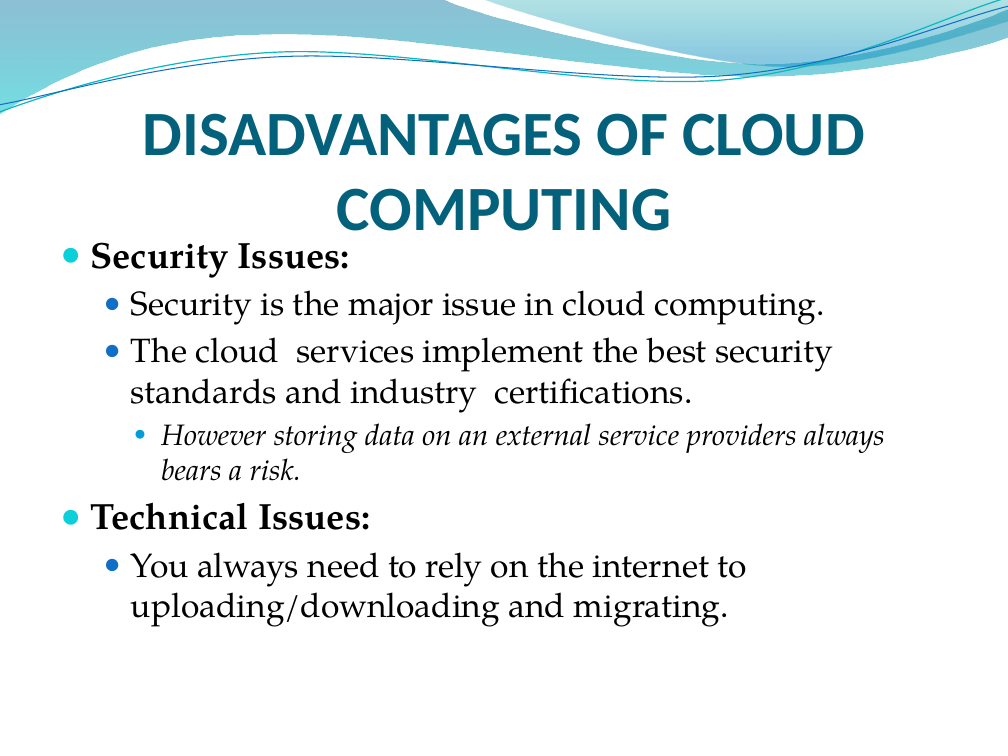
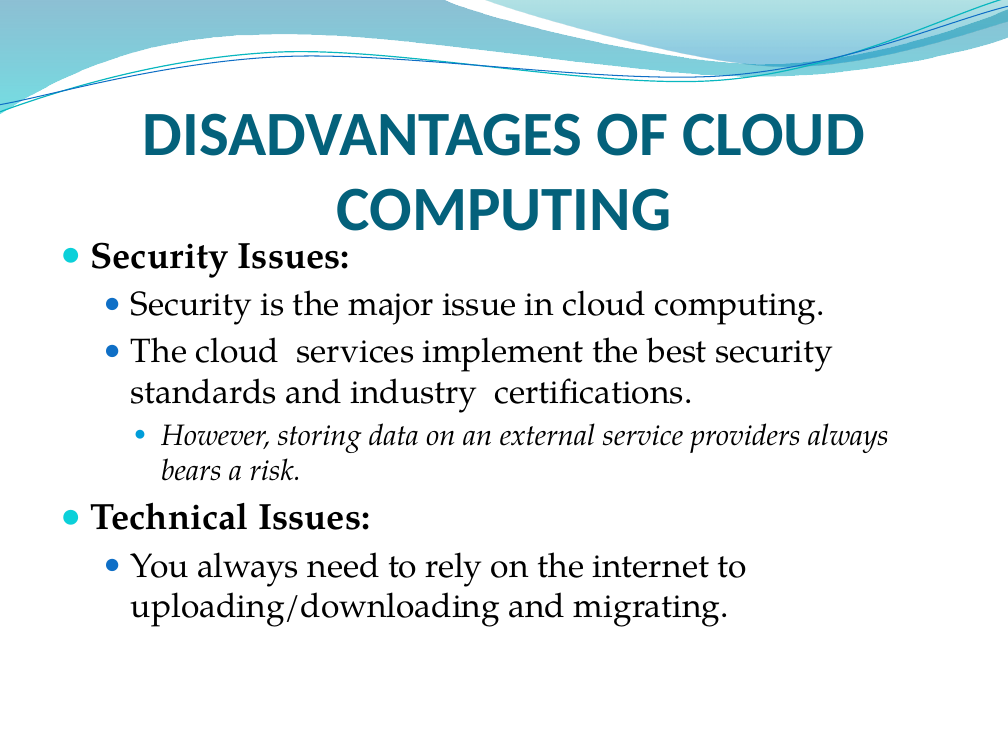
Before and after one commit to godwillngwanah/AWS-Sol-Arch-02, a slide deck: slide 9 of Batch-09/Proff Lecture Material/1. INTRODUCTION TO CLOUD COMPUTING.pptx. Drawn at 1008x756 pixels with LibreOffice and Linux fonts; fonts in the diff are those of the drawing; background and template pictures are left out. Boxes give left, top, right and bottom in pixels: in the first picture for what was removed or moved away, otherwise in the second. Text is boxed around its words. In the diff, an @@ line names an element or a change of style, - is before the commit and + after.

```diff
--- a/Batch-09/Proff Lecture Material/1. INTRODUCTION TO CLOUD COMPUTING.pptx
+++ b/Batch-09/Proff Lecture Material/1. INTRODUCTION TO CLOUD COMPUTING.pptx
@@ text at <box>161,423,889,481</box>: text changed @@
-    ● However storing data on an external service providers always bears a risk.
+    ● However, storing data on an external service providers always bears a risk.
```
Also in this commit, not shown: 3 other slides changed, 1 slide added, 1 slide removed, 42 other files.
